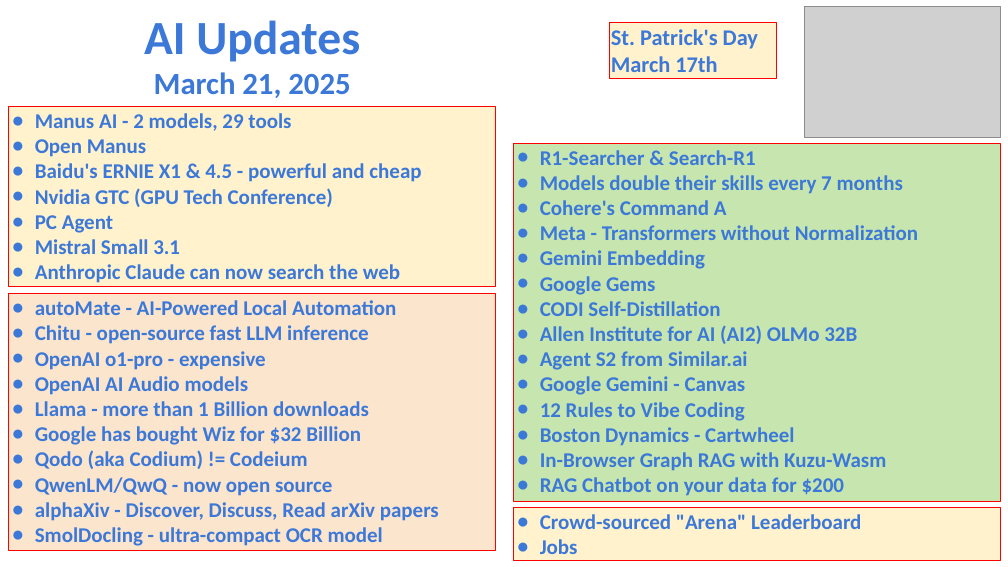
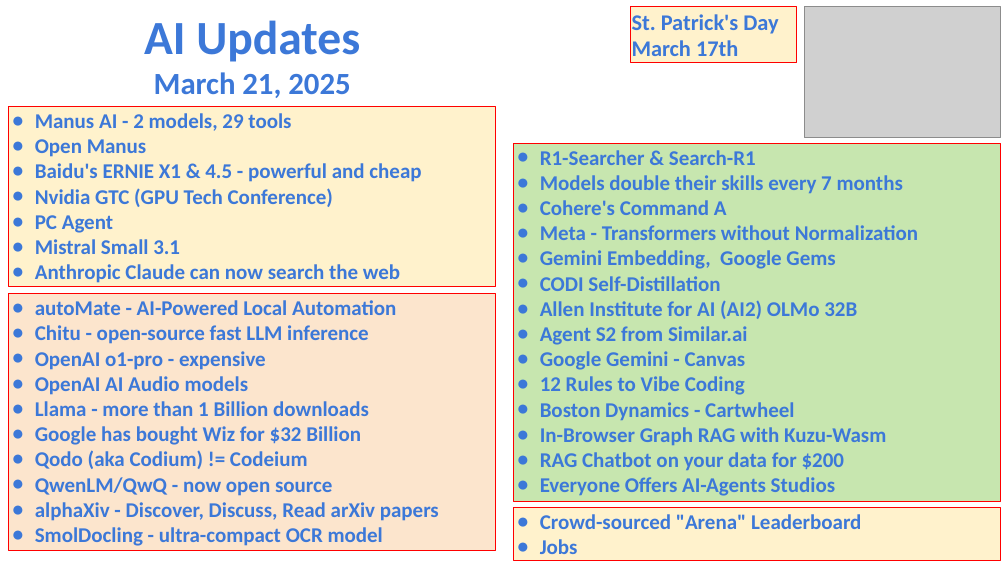
Before and after one commit to lselector/seminar, a slide deck: slide 1 of 2025/2025-03-21-AI-Updates.pptx. Drawn at 1008x567 pixels with LibreOffice and Linux fonts; fonts in the diff are those of the drawing; grey boxes stand for pictures. Boxes give left, top, right and bottom in pixels: in the first picture for what was removed or moved away, otherwise in the second. Text is boxed around its words. In the diff, an @@ line names an element or a change of style, - is before the commit and + after.

Commit message:
update

```diff
--- a/2025/2025-03-21-AI-Updates.pptx
+++ b/2025/2025-03-21-AI-Updates.pptx
@@ rectangle "St. Patrick's Day": place and size @@
-rectangle "St. Patrick's Day" at box(610, 22, 776, 79)
+rectangle "St. Patrick's Day" at box(631, 7, 797, 64)
@@ text in rectangle at box(540, 250, 835, 269): text changed @@
-● Gemini Embedding
-● Google Gems
+● Gemini Embedding, Google Gems
@@ text in rectangle at box(540, 477, 835, 496): paragraph added @@
+● Everyone Offers AI-Agents Studios
```
Also in this commit, not shown: 1 slide added.
